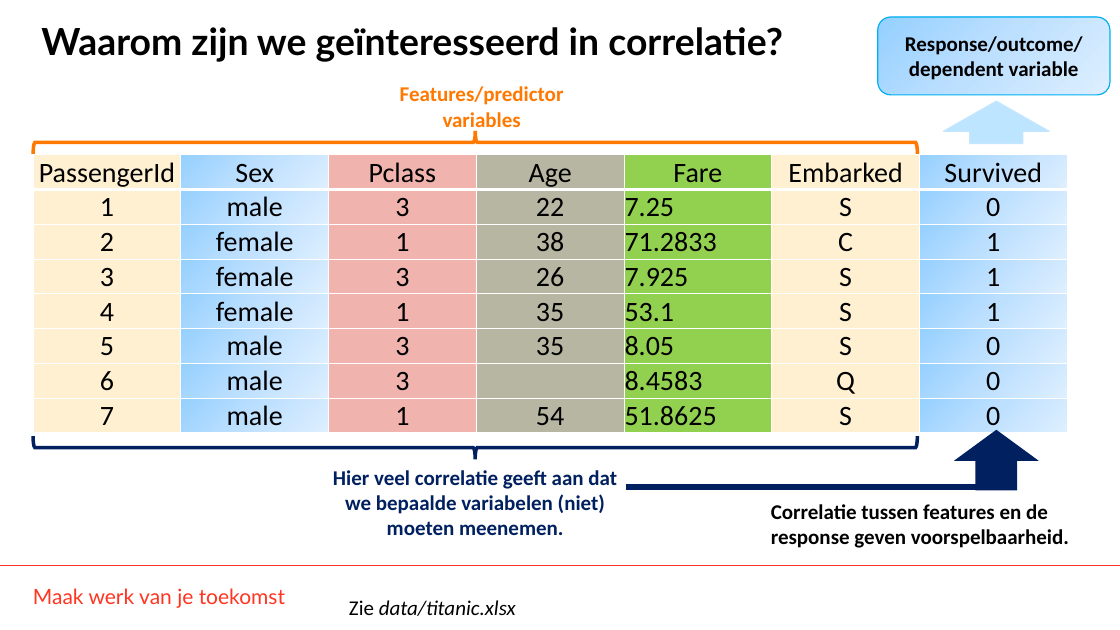
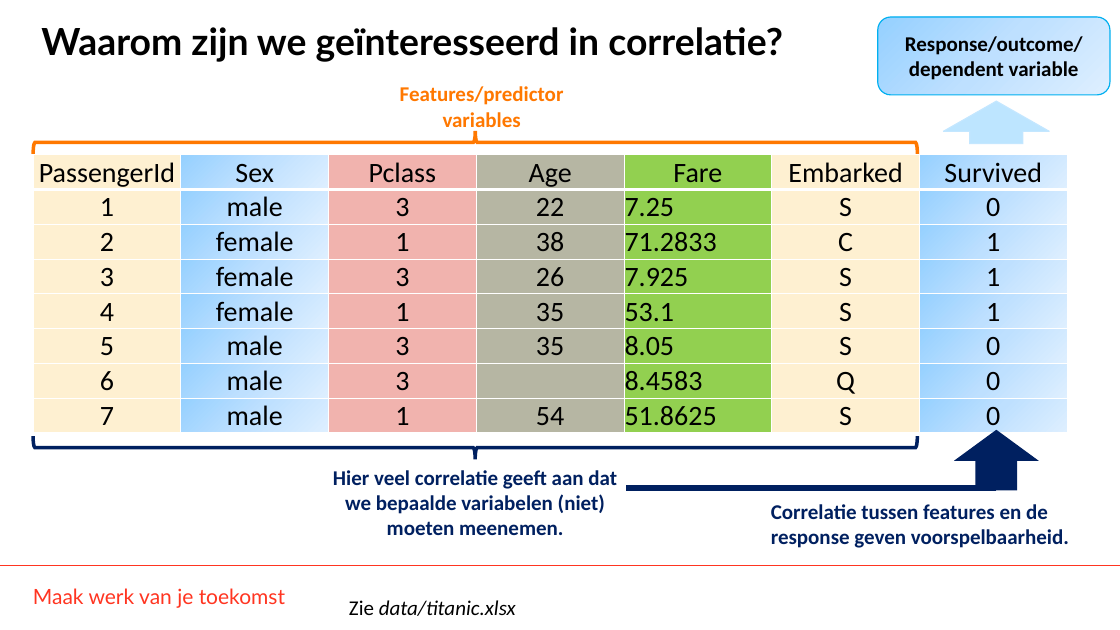
Before and after one commit to THellemans/data-science-syntra-ab, a slide deck: slide 29 of 06 statistiek/04 Numerieke data verdelingen verkennen/04 Numerieke data verdelingen verkennen.pptx (slide 27 before the commit). Drawn at 1120x630 pixels with LibreOffice and Linux fonts; fonts in the diff are those of the drawing; background and template pictures are left out. Boxes give left, top, right and bottom in pixels: in the first picture for what was removed or moved away, otherwise in the second. Text is boxed around its words. In the diff, an @@ line names an element or a change of style, - is before the commit and + after.

```diff
--- a/06 statistiek/04 Numerieke data verdelingen verkennen/04 Numerieke data verdelingen verkennen.pptx
+++ b/06 statistiek/04 Numerieke data verdelingen verkennen/04 Numerieke data verdelingen verkennen.pptx
@@ text "Correlatie tussen features en de ..." at box(771, 504, 1069, 548): text colour #000000 to #002060 @@
```
Also in this commit, not shown: 9 other slides changed, 4 slides added, 2 slides removed, 3 other files.
